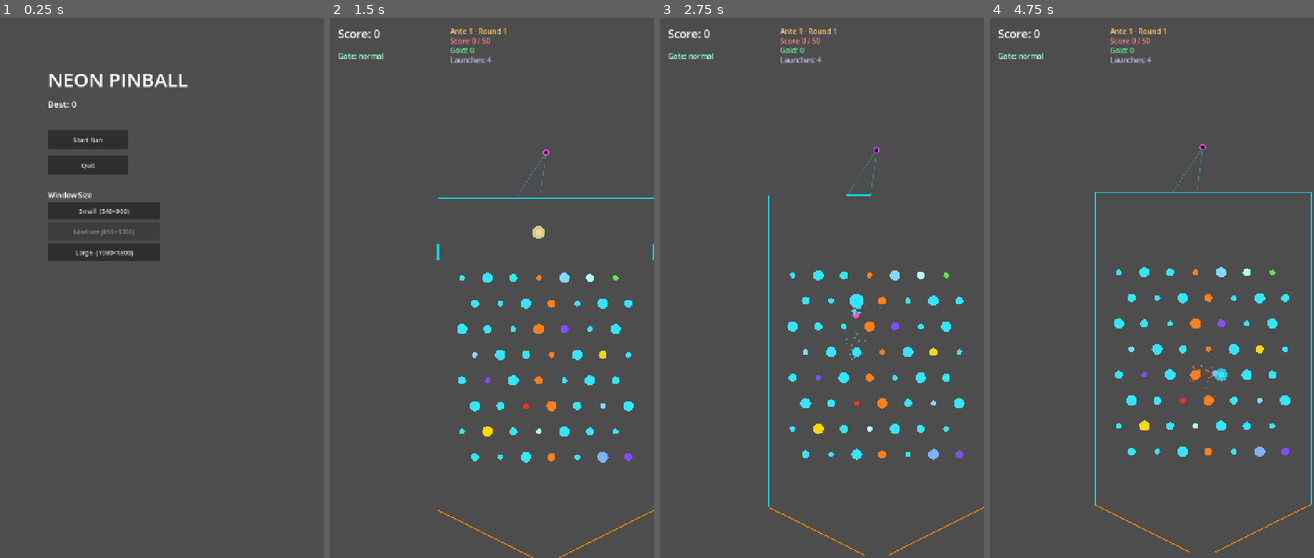
Above: before the commit, frames 1-4 (left to right).
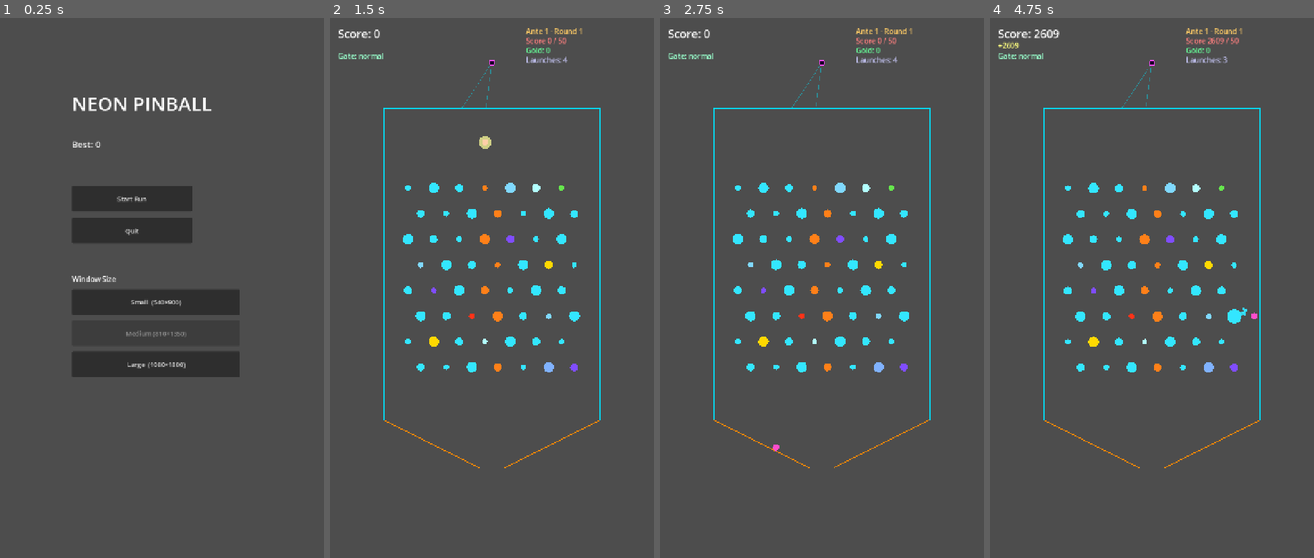
Above: after the commit, the same moments.

Repository: GencyZ/NeonPinball
Game: Godot game, scene res://scenes/main_menu.tscn
The game is run twice, just before and just after one commit, with the same random seed, the same clock (stepped at 60 frames per second) and the same inputs.
Inputs (mouse positions are in pixels of both pictures, inside the frame that each line leads up to):
- Up to frame 1 (0.25 s): no input
- Up to frame 2 (1.5 s): click "Start Run" at 0.5 s; tap Enter at 1.25 s; move the mouse to (563, 261) at 1.27 s; hold D from 1.28 s (still down); hold Shift from 1.28 s (still down); click (563, 261) at 1.42 s
- Up to frame 3 (2.75 s): tap Space at 1.52 s; release D at 2 s; release Shift at 2 s; drag from (757, 315) to (805, 396) at 2.02 s
- Up to frame 4 (4.75 s): move the mouse to (1184, 169) at 2.77 s; hold D 2.78-3.5 s; tap Ctrl at 2.85 s; drag from (1135, 396) to (1054, 207) at 3.52 s; move the mouse to (1249, 369) at 4.27 s; hold A from 4.28 s (still down); tap Tab at 4.35 s; tap Space at 4.52 s

The runs differ from the first frame. In frame 1, 11% of the frame differs, in the area x 14-74%, y 10-67%; in frame 2, 5.3%; in frame 3, 5.4%; in frame 4, 5.9%.

Commit message:
fix: update UI positions for 810x1350 base canvas

Diff:
--- a/game/scenes/board.tscn
+++ b/game/scenes/board.tscn
@@ -15,4 +15,4 @@
 board_path = NodePath("..")
 
 [node name="Camera2D" type="Camera2D" parent="." unique_id=1767086248]
-position = Vector2(270, 450)
+position = Vector2(405, 675)
--- a/game/view/hud.gd
+++ b/game/view/hud.gd
@@ -32,10 +32,10 @@
 	_label_gate  = _make_label(Vector2(20, 82), 18, Color(0.6, 1.0, 0.8))
 
 	# Top-right: run state
-	_label_ante    = _make_label(Vector2(300, 20), 18, Color(1.0, 0.8, 0.4))
-	_label_quota   = _make_label(Vector2(300, 44), 18, Color(1.0, 0.5, 0.5))
-	_label_money   = _make_label(Vector2(300, 68), 18, Color(0.4, 1.0, 0.6))
-	_label_launches = _make_label(Vector2(300, 92), 18, Color(0.8, 0.8, 1.0))
+	_label_ante    = _make_label(Vector2(490, 20), 18, Color(1.0, 0.8, 0.4))
+	_label_quota   = _make_label(Vector2(490, 44), 18, Color(1.0, 0.5, 0.5))
+	_label_money   = _make_label(Vector2(490, 68), 18, Color(0.4, 1.0, 0.6))
+	_label_launches = _make_label(Vector2(490, 92), 18, Color(0.8, 0.8, 1.0))
 
 	# Initialize text
 	_label_total.text    = "Score: 0"
@@ -59,7 +59,7 @@
 
 func _build_shop_panel() -> void:
 	_shop_panel = PanelContainer.new()
-	_shop_panel.position = Vector2(60, 160)
+	_shop_panel.position = Vector2(60, 210)
 	_shop_panel.custom_minimum_size = Vector2(420, 300)
 	_shop_panel.visible = false
 	add_child(_shop_panel)
@@ -146,14 +146,14 @@
 
 	var btn_restart := Button.new()
 	btn_restart.text = "Restart  (R)"
-	btn_restart.position = Vector2(145, 520)
+	btn_restart.position = Vector2(280, 780)
 	btn_restart.custom_minimum_size = Vector2(250, 56)
 	btn_restart.pressed.connect(SceneMan.start_run)
 	_end_panel.add_child(btn_restart)
 
 	var btn_menu := Button.new()
 	btn_menu.text = "Main Menu  (Esc)"
-	btn_menu.position = Vector2(145, 588)
+	btn_menu.position = Vector2(280, 848)
 	btn_menu.custom_minimum_size = Vector2(250, 56)
 	btn_menu.pressed.connect(SceneMan.goto_menu)
 	_end_panel.add_child(btn_menu)
--- a/game/view/main_menu.gd
+++ b/game/view/main_menu.gd
@@ -19,26 +19,26 @@
 	var title := Label.new()
 	title.text = "NEON PINBALL"
 	title.add_theme_font_size_override(&"font_size", 48)
-	title.position = Vector2(120, 120)
+	title.position = Vector2(180, 180)
 	add_child(title)
 
 	var best := Label.new()
 	best.text = best_text(saved)
 	best.add_theme_font_size_override(&"font_size", 22)
-	best.position = Vector2(120, 200)
+	best.position = Vector2(180, 300)
 	add_child(best)
 
 	var start_btn := Button.new()
 	start_btn.text = "Start Run"
-	start_btn.position = Vector2(120, 280)
-	start_btn.custom_minimum_size = Vector2(200, 48)
+	start_btn.position = Vector2(180, 420)
+	start_btn.custom_minimum_size = Vector2(300, 64)
 	start_btn.pressed.connect(_on_start_pressed)
 	add_child(start_btn)
 
 	var quit_btn := Button.new()
 	quit_btn.text = "Quit"
-	quit_btn.position = Vector2(120, 344)
-	quit_btn.custom_minimum_size = Vector2(200, 48)
+	quit_btn.position = Vector2(180, 500)
+	quit_btn.custom_minimum_size = Vector2(300, 64)
 	quit_btn.pressed.connect(_on_quit_pressed)
 	add_child(quit_btn)
 
@@ -46,21 +46,21 @@
 	var res_label := Label.new()
 	res_label.text = "Window Size"
 	res_label.add_theme_font_size_override(&"font_size", 18)
-	res_label.position = Vector2(120, 430)
+	res_label.position = Vector2(180, 640)
 	add_child(res_label)
 
 	var current_sz := SettingsSystemScript.load_window_size()
-	var btn_y := 460
+	var btn_y := 678
 	for preset in SettingsSystemScript.PRESETS:
 		var btn := Button.new()
 		btn.text = SettingsSystemScript.preset_label(preset)
-		btn.position = Vector2(120, btn_y)
-		btn.custom_minimum_size = Vector2(280, 44)
+		btn.position = Vector2(180, btn_y)
+		btn.custom_minimum_size = Vector2(420, 64)
 		if preset == current_sz:
 			btn.disabled = true
 		btn.pressed.connect(_on_resolution_pressed.bind(preset))
 		add_child(btn)
-		btn_y += 52
+		btn_y += 78
 
 func best_text(saved: Dictionary) -> String:
 	return "Best: %d" % int(saved.get(&"best_score", 0))
